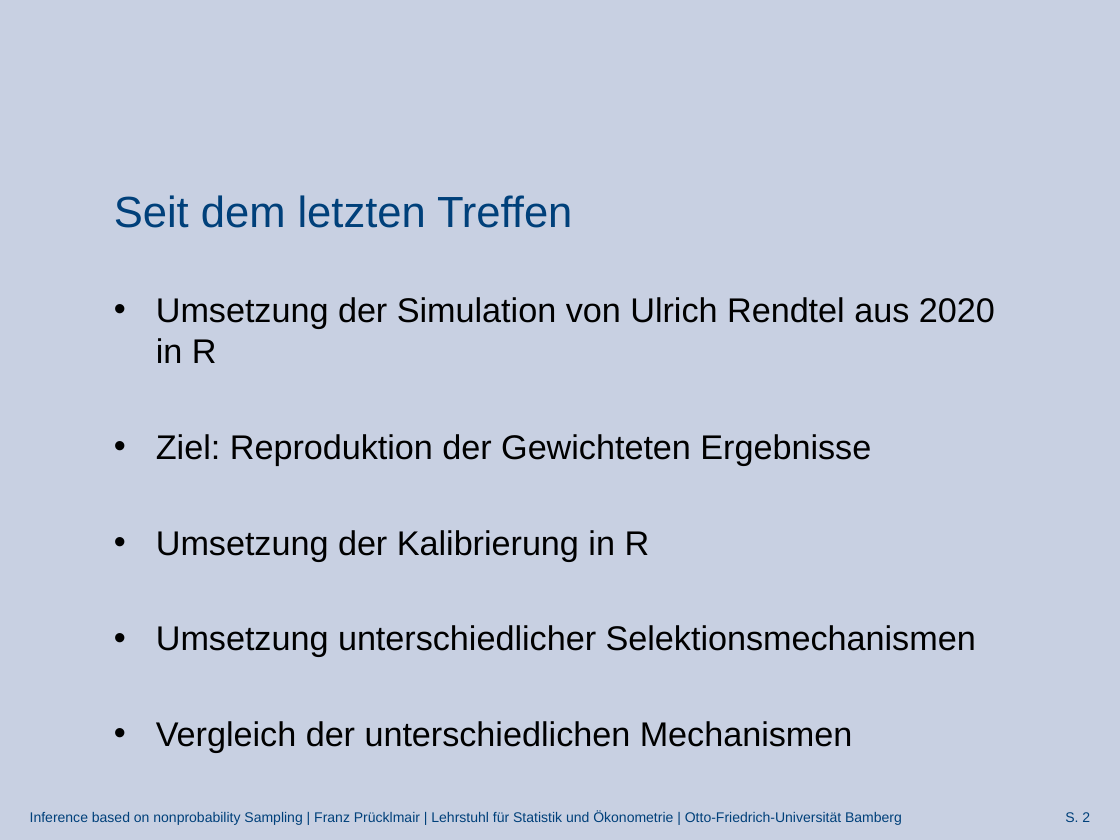
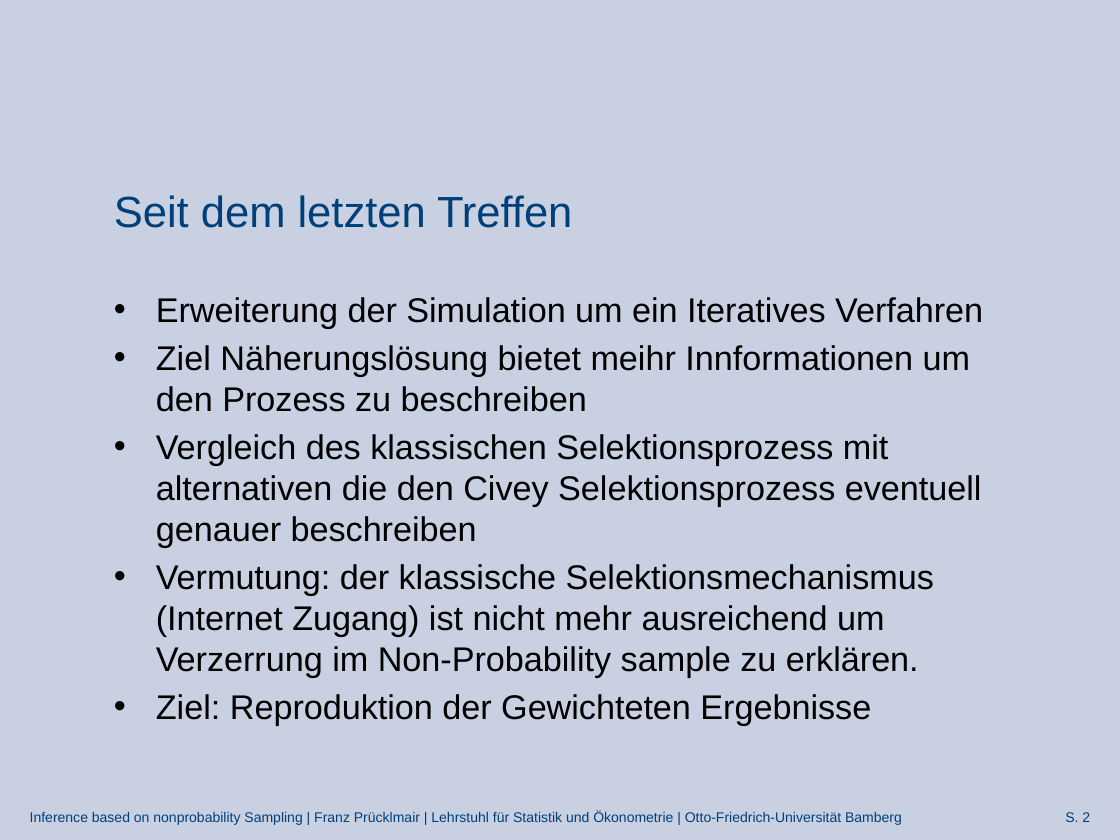
Before and after one commit to FranzPruecklmair/Civey, a slide deck: slide 2 of Präsentation_JF_29.04.2022.pptx. Drawn at 1120x840 pixels with LibreOffice and Linux fonts; fonts in the diff are those of the drawing; background and template pictures are left out. Boxes give left, top, right and bottom in pixels: in the first picture for what was removed or moved away, otherwise in the second. Text is boxed around its words. In the diff, an @@ line names an element or a change of style, - is before the commit and + after.

Commit message:
Präsi + Internet dauer SAR Annahme Korrigiert

```diff
--- a/Präsentation_JF_29.04.2022.pptx
+++ b/Präsentation_JF_29.04.2022.pptx
@@ text at bbox=[156, 297, 983, 677]: text changed @@
-• Umsetzung der Simulation von Ulrich Rendtel aus 2020 in R
+• Erweiterung der Simulation um ein Iteratives Verfahren
+• Ziel Näherungslösung bietet meihr Innformationen um den Prozess zu beschreiben
+• Vergleich des klassischen Selektionsprozess mit alternativen die den Civey Selektionsprozess eventuell genauer beschreiben
+• Vermutung: der klassische Selektionsmechanismus (Internet Zugang) ist nicht mehr ausreichend um Verzerrung im Non-Probability sample zu erklären.
@@ text at bbox=[156, 530, 976, 753]: paragraphs removed @@
-• Umsetzung der Kalibrierung in R
-• Umsetzung unterschiedlicher Selektionsmechanismen
-• Vergleich der unterschiedlichen Mechanismen
```
Also in this commit, not shown: 7 other slides changed, 6 slides added, 10 slides removed, 2 other files.
